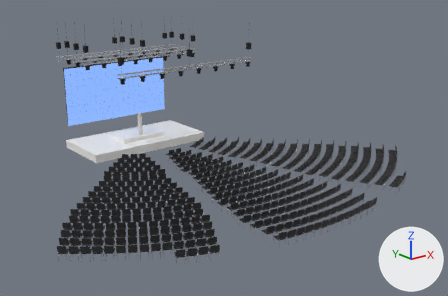
Before and after pictures for a commit that changed the glTF model samples/conversation.glb.
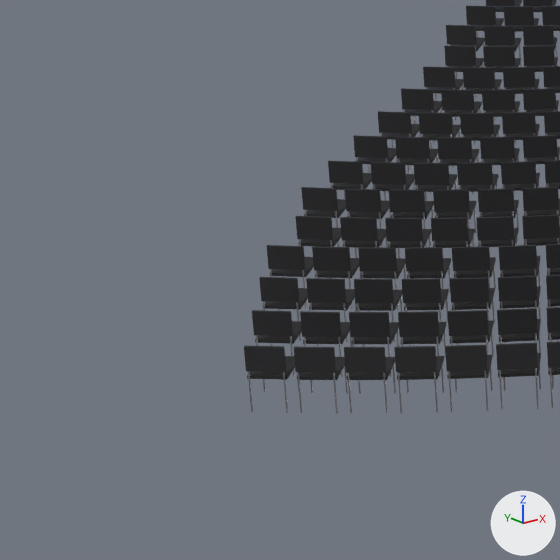
The first picture shows the older version from a 50 mm camera at (-24.3, -39.1, 14.5) aimed at (-0.3, -9.1, 2.5). The close-ups show the older and then the newer version on the part from 0% to 29% of the width and 56% to 100% of the height of that picture. Only the edits that show in the close-ups are written down. Arrows for +X, +Y and +Z are at lower right; the lights stay in place. Where no turn or scale is listed for an object, it has been applied to the vertices.

Names of what the first close-up shows: 'SEAT.Q.2', 'SEAT.Q.3', 'SEAT.Q.4', 'SEAT.R.1', 'SEAT.R.2', 'SEAT.R.6', 'SEAT.S.1', 'SEAT.S.2', 'SEAT.S.3', 'SEAT.S.4', 'SEAT.S.5', 'SEAT.S.6' and 63 more.
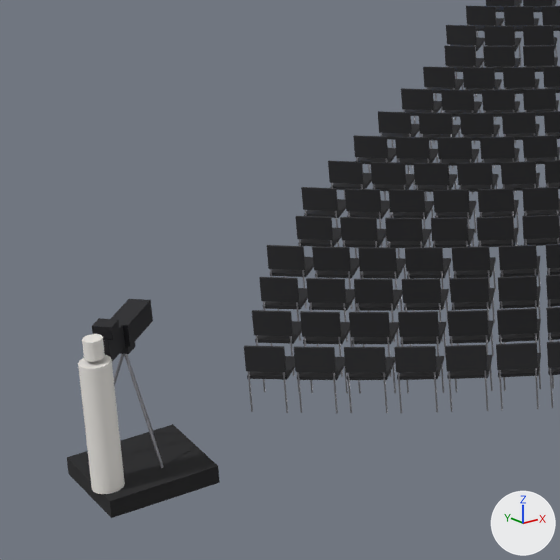
The change, as a list of edits to the scene's bpy script:
```text
Add mat_sc_camera:
    mat_sc_camera = principled_material('SC_Camera')
    mat_sc_camera.base_color = (0.0194, 0.0194, 0.0232)  # black #26262a
    mat_sc_camera.metallic = 0.4
Add mat_sc_camera_platform:
    mat_sc_camera_platform = principled_material('SC_Camera_Platform')
    mat_sc_camera_platform.base_color = (0.013, 0.013, 0.0144)  # black #1e1e20
    mat_sc_camera_platform.roughness = 0.9
Add me_bc_cam_3_op:
    me_bc_cam_3_op.from_pydata(...)  # 72 vertices, 128 faces; spans x -0.17..0.17, y -0.17..0.17, z 0.0..1.75
    me_bc_cam_3_op.materials.append(mat_sc_reference_figure)  # white #ebe8e3
Add me_bc_cam_3_support:
    me_bc_cam_3_support.from_pydata(...)  # 109 vertices, 204 faces; spans x -0.478..0.357, y -0.479..0.353, z -1.506..-0.06
    # faces by material slot: [12, 192]
    me_bc_cam_3_support.materials.append(mat_sc_camera)  # black #26262a
    me_bc_cam_3_support.materials.append(mat_sc_leg_steel)  # grey #9a9aa0
Add me_sc_cam_hdc3500_uhd_digisuper_90_uj90x9b:
    me_sc_cam_hdc3500_uhd_digisuper_90_uj90x9b.from_pydata(...)  # a box spanning x -69.0..69.0, y -134.0..134.0, z -480.0..-112.0; a box spanning x -110.0..110.0, y -284.0..-134.0, z -460.0..-280.0; a box spanning x -125.0..125.0, y -128.0..128.0, z -112.0..498.0
    me_sc_cam_hdc3500_uhd_digisuper_90_uj90x9b.materials.append(mat_sc_camera)  # black #26262a
Add me_bc_platform_side_l:
    me_bc_platform_side_l.from_pydata(...)  # a box spanning x -15.629..-14.41, y -13.776..-12.556, z 0.0..0.203
    me_bc_platform_side_l.materials.append(mat_sc_camera_platform)  # black #1e1e20
Add ob_bc_cam_3_op:
    ob_bc_cam_3_op = bpy.data.objects.new('BC.CAM.3.OP', me_bc_cam_3_op)
    ob_bc_cam_3_op.location = (-15.52, -13.46, 0.2)
Add ob_bc_cam_3_support:
    ob_bc_cam_3_support = bpy.data.objects.new('BC.CAM.3.SUPPORT', me_bc_cam_3_support)
    ob_bc_cam_3_support.location = (-15.02, -12.97, 1.7)
Add ob_bc_cam_3:
    ob_bc_cam_3 = bpy.data.objects.new('BC.CAM.3', me_sc_cam_hdc3500_uhd_digisuper_90_uj90x9b)
    ob_bc_cam_3.parent = ob_80_01_cameras
    ob_bc_cam_3.location = (-15019.0, -1703.0, -12966.0)
    ob_bc_cam_3.rotation_euler = (0.0242, 0.792, 0.0)  # degrees (1.4, 45, 0)
Add ob_80_01_cameras:
    ob_80_01_cameras = bpy.data.objects.new('80_01_CAMERAS', None)
    ob_80_01_cameras.parent = ob_80_broadcast
    ob_80_01_cameras.location = (0.0, 0.0, 0.0)
Add ob_80_broadcast:
    ob_80_broadcast = bpy.data.objects.new('80_BROADCAST', None)
    ob_80_broadcast.parent = ob_stagecraft
    ob_80_broadcast.location = (0.0, 0.0, 0.0)
Add ob_bc_platform_side_l:
    ob_bc_platform_side_l = bpy.data.objects.new('BC.PLATFORM.SIDE.L', me_bc_platform_side_l)
    ob_bc_platform_side_l.location = (0.0, 0.0, 0.0)
```

Pixel boxes [x1, y1, x2, y2] of what changed, in the close-ups (560 x 560 px):
'BC.PLATFORM.SIDE.L', added (black): after [67, 424, 220, 518]
'BC.CAM.3.OP', added: after [78, 334, 125, 494]
'BC.CAM.3', added (black): after [92, 299, 153, 361]
'BC.CAM.3.SUPPORT', added: after [88, 342, 164, 468]
    faces in mat_sc_leg_steel (grey #9a9aa0): [88, 354, 164, 468]
